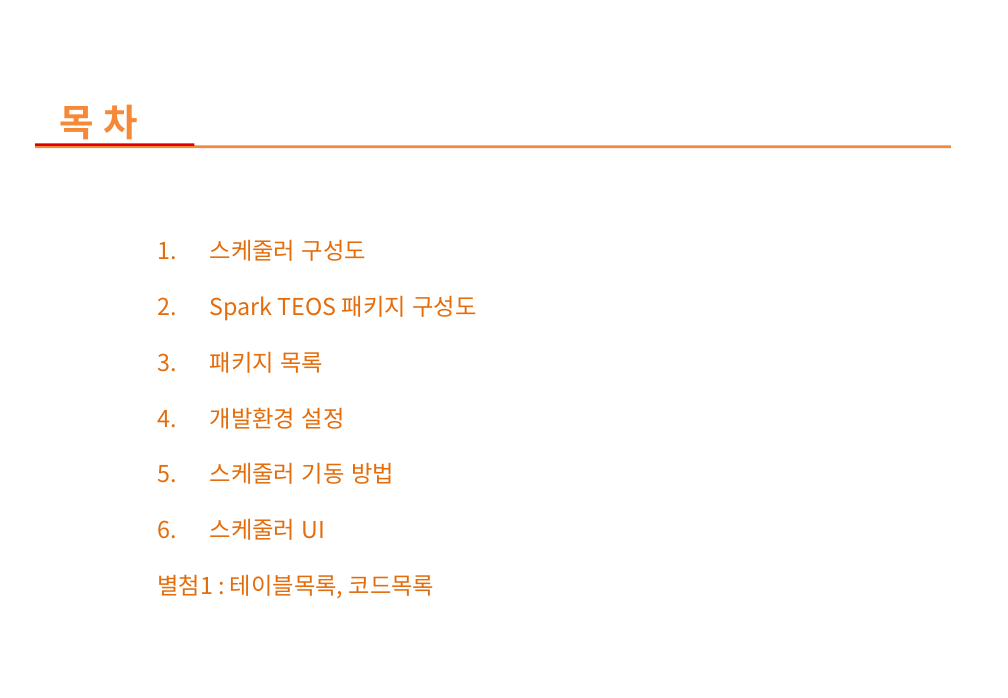
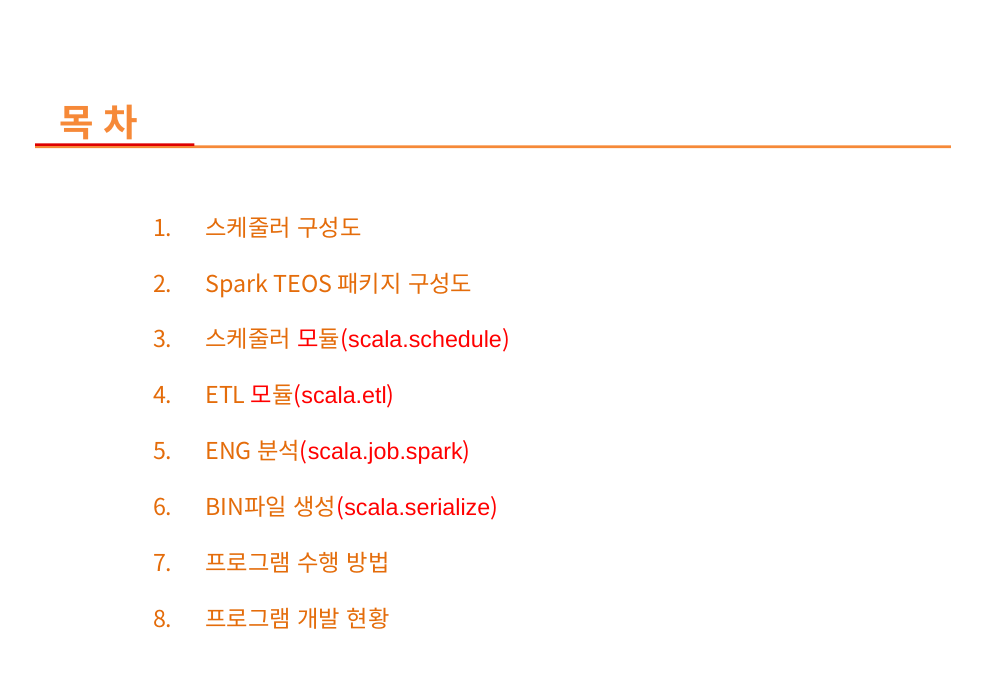
Before and after one commit to pmosoft/spark_scala, a slide deck: slide 4 of eos/06.산출물/TEOSPI-Spark 스케줄러 운영자 매뉴얼.pptx. Drawn at 1008x698 pixels with LibreOffice and Linux fonts; fonts in the diff are those of the drawing. Boxes give left, top, right and bottom in pixels: in the first picture for what was removed or moved away, otherwise in the second. Text is boxed around its words. In the diff, an @@ line names an element or a change of style, - is before the commit and + after.

```diff
--- a/eos/06.산출물/TEOSPI-Spark 스케줄러 운영자 매뉴얼.pptx
+++ b/eos/06.산출물/TEOSPI-Spark 스케줄러 운영자 매뉴얼.pptx
@@ text "스케줄러 구성도": place and size @@
-text "스케줄러 구성도" at (157,239,476,598)
+text "스케줄러 구성도" at (205,216,509,629)
@@ text at (205,327,509,629): text changed; font Noto Sans CJK KR to Arial; text colour #E46C0A to #FF0000 @@
-3. 패키지 목록
-4. 개발환경 설정
-5. 스케줄러 기동 방법
-6. 스케줄러 UI
-별첨1 : 테이블목록, 코드목록
+3. 스케줄러 모듈(scala.schedule)
+4. ETL 모듈(scala.etl)
+5. ENG 분석(scala.job.spark)
+6. BIN파일 생성(scala.serialize)
+7. 프로그램 수행 방법
+8. 프로그램 개발 현황
```
Also in this commit, not shown: 1 other slide changed, 12 slides added, 1 slide removed.
